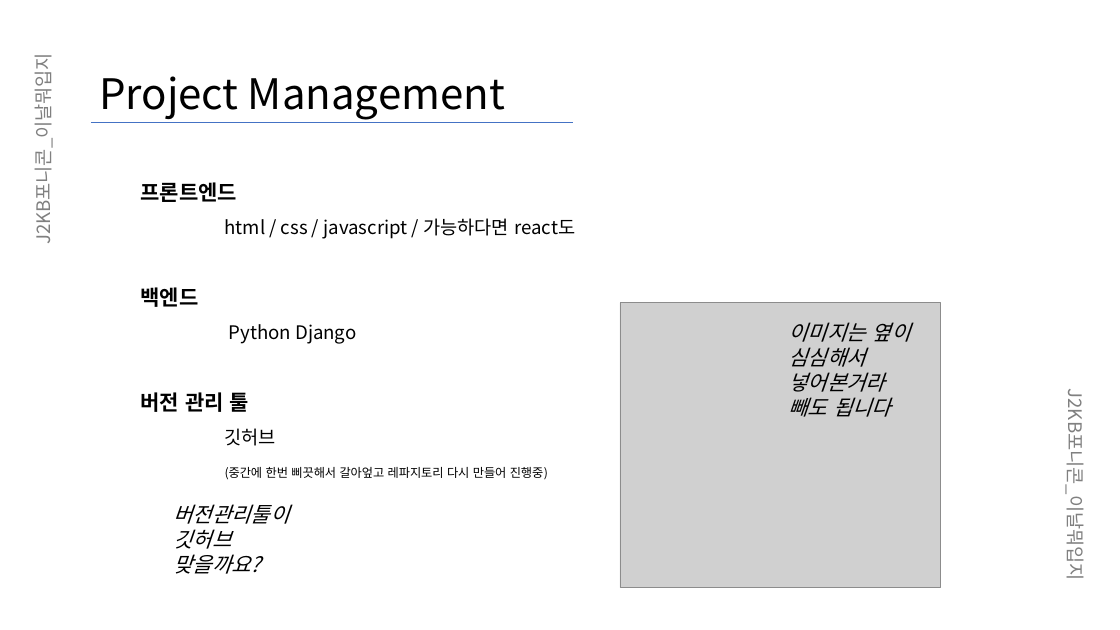
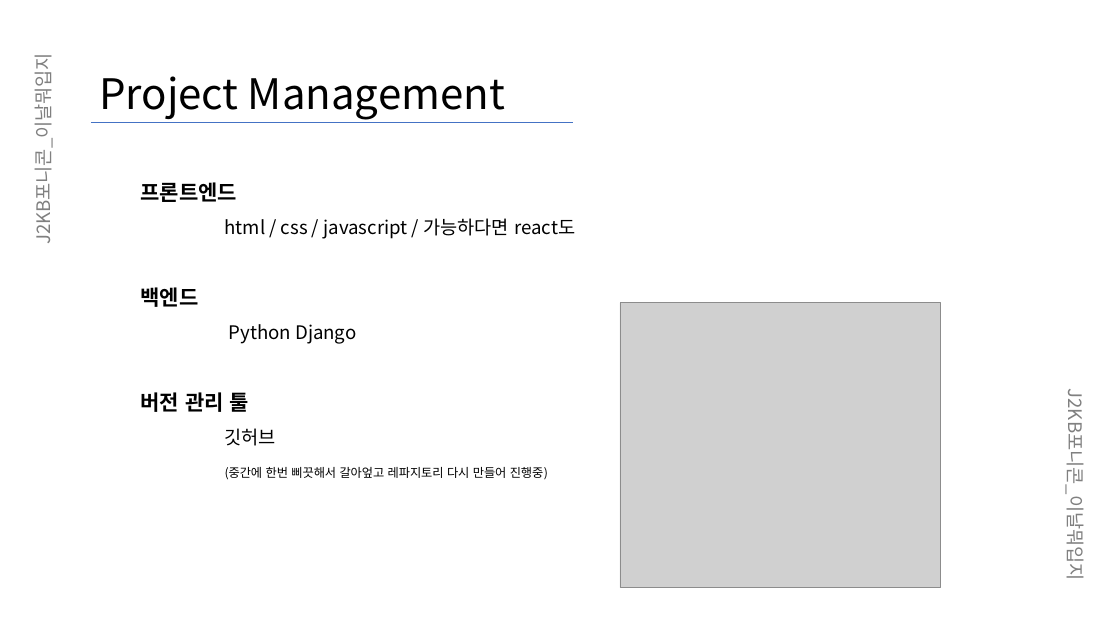
Before and after one commit to JinAru16/Django, a slide deck: slide 4 of 이날뭐입지_중간발표.pptx. Drawn at 1120x630 pixels with LibreOffice and Linux fonts; fonts in the diff are those of the drawing; grey boxes stand for pictures. Boxes give left, top, right and bottom in pixels: in the first picture for what was removed or moved away, otherwise in the second. Text is boxed around its words. In the diff, an @@ line names an element or a change of style, - is before the commit and + after.

Commit message:
Update 이날뭐입지_중간발표.pptx
주선님,
-팀설명에서 파란색 부분
-현재까지 구형된 사항에서 파란색 부분 이미지 삽입 부탁드려요. 상세페이지 구현 어려울 것 같으면 빼세요.
-담당한 업무 적어주시면 됩니다.

```diff
--- a/이날뭐입지_중간발표.pptx
+++ b/이날뭐입지_중간발표.pptx
@@ text removed at (x1=789, y1=322, x2=911, y2=417) @@
-이미지는 옆이 심심해서 넣어본거라 빼도 됩니다
@@ text removed at (x1=173, y1=504, x2=289, y2=574) @@
-버전관리툴이 깃허브 맞을까요?
```
Also in this commit, not shown: 5 other slides changed.
